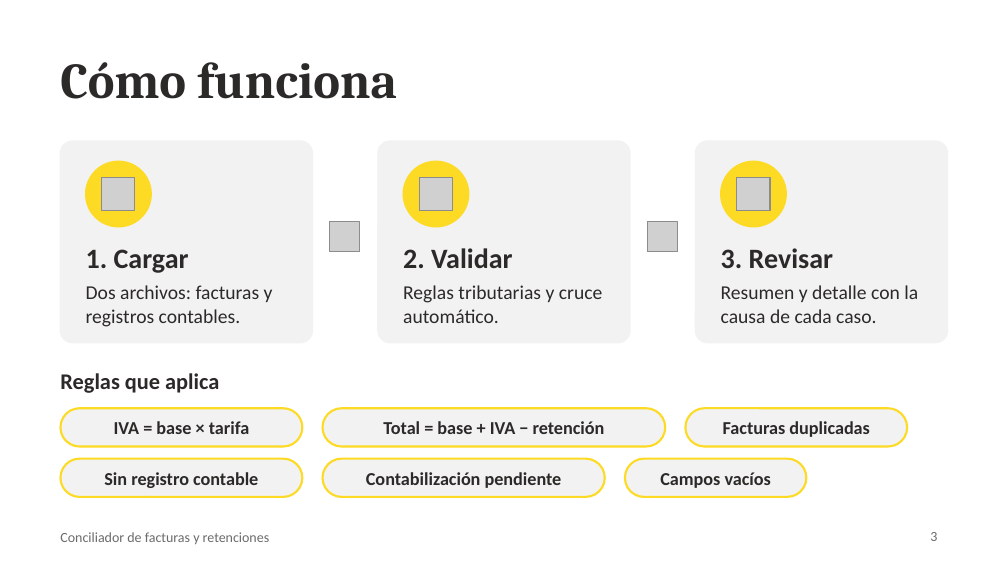
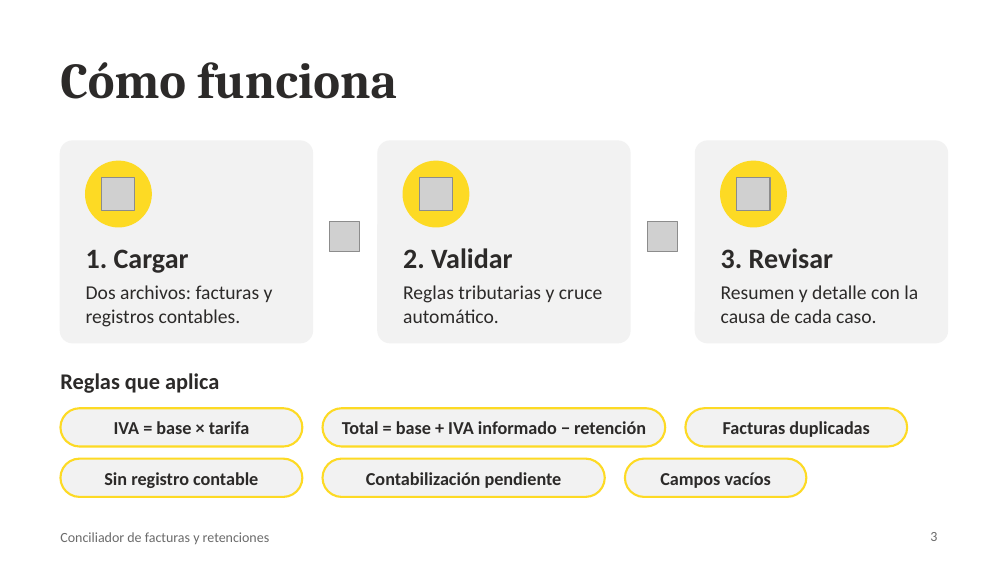
Before and after one commit to jtorres-18/conciliador-facturas-retenciones, a slide deck: slide 3 of Presentacion_Conciliador.pptx. Drawn at 1008x567 pixels with LibreOffice and Linux fonts; fonts in the diff are those of the drawing; grey boxes stand for pictures. Boxes give left, top, right and bottom in pixels: in the first picture for what was removed or moved away, otherwise in the second. Text is boxed around its words. In the diff, an @@ line names an element or a change of style, - is before the commit and + after.

Commit message:
Validar datos contables, separar validación de IVA y total, ajustar duplicados contables y presentación

```diff
--- a/Presentacion_Conciliador.pptx
+++ b/Presentacion_Conciliador.pptx
@@ text in rounded rectangle at [342,421,646,434]: text changed @@
-Total = base + IVA − retención
+Total = base + IVA informado − retención
```
Also in this commit, not shown: 2 other slides changed, 20 other files.
